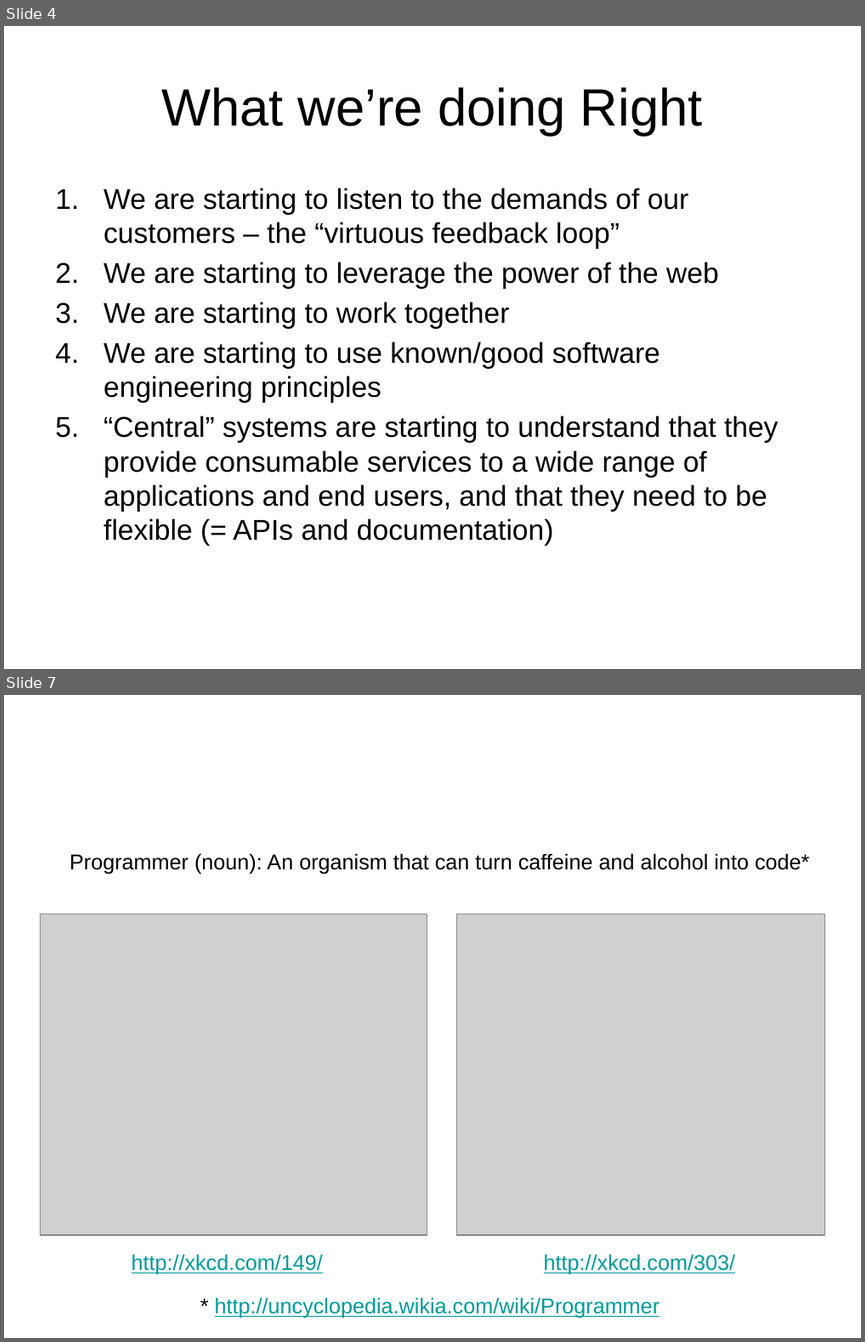
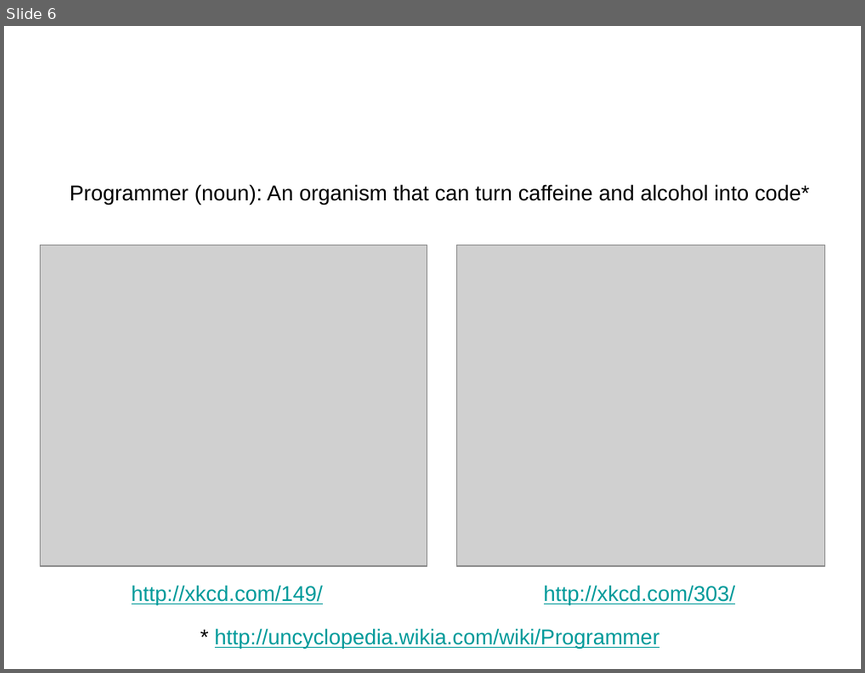
Before and after one commit to acgetchell/Presentations, a slide deck: TIF-Ignite.pptx. Shown one above the other, each under a label of ours: slides 4 and 7 before the commit, slide 6 after it; the slides between them are not shown. The pictures are 865x1342 and 865x673 pixels, drawn with LibreOffice and Linux fonts; fonts in the diff are those of the drawing; grey boxes stand for pictures; background and template pictures are left out. Boxes give left, top, right and bottom in pixels: in the first picture for what was removed or moved away, otherwise in the second. Text is boxed around its words. In the diff, an @@ line names an element or a change of style, - is before the commit and + after.

```diff
--- a/TIF-Ignite.pptx
+++ b/TIF-Ignite.pptx
@@ slide 4 removed at bbox=[4, 26, 861, 669], background picture (left out) @@
@@ title removed at bbox=[161, 87, 703, 136] @@
-What we’re doing Right
@@ text removed at bbox=[103, 188, 778, 545] @@
-1. We are starting to listen to the demands of our customers – the “virtuous feedback loop”
-2. We are starting to leverage the power of the web
-3. We are starting to work together
-4. We are starting to use known/good software engineering principles
-5. “Central” systems are starting to understand that they provide consumable services to a wide range of applications and end users, and that they need to be flexible (= APIs and documentation)
@@ what was slide 7 is now slide 6 @@
```
Also in this commit, not shown: 4 slides changed, 5 slides added, 5 other slides removed, 3 other files.
